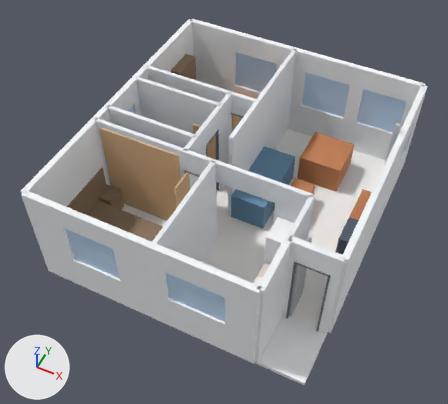
The OBJ model Departamento_01-01.obj, before and after one commit.
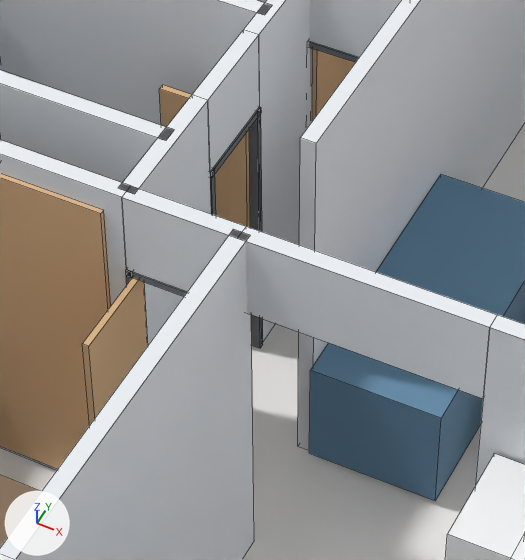
The first picture shows the older version from a camera (50 mm lens) standing at (7.36, -12.75, 11.74) and looking at (3.04, -4.1, 0.92). The close-ups show the older and then the newer version on the part from 34% to 64% of the width and 25% to 60% of the height of that picture. Only the edits that show in the close-ups are written down. Every picture has the same lights, and +X, +Y and +Z are marked at lower left. The close-ups show mesh edges as thin lines. Where no turn or scale is listed for an object, it has been applied to the vertices. Vertices at exactly the same position are counted once.

Script lines for the objects in view, before the commit:
```python
me_00_piso_ceramico_33x33 = bpy.data.meshes.new('00_Piso_Ceramico_33x33')
me_00_piso_ceramico_33x33.from_pydata(...)  # 14 vertices, 12 faces; spans x 0.0..6.3, y -7.0..0.0, z -0.1..0.0
me_00_piso_ceramico_33x33.materials.append(mat_floor_ceramic_beige)  # white #fdfaf8
me_02_tabiques_interiores = bpy.data.meshes.new('02_Tabiques_Interiores')
me_02_tabiques_interiores.from_pydata(...)  # 98 vertices, 83 faces; spans x 0.0..5.25, y -7.0..0.0, z 0.0..2.6
me_02_tabiques_interiores.materials.append(mat_wall_interior)  # white #eff2f7
me_02c_hojas_puertas_madera = bpy.data.meshes.new('02C_Hojas_Puertas_Madera')
me_02c_hojas_puertas_madera.from_pydata(...)  # a box spanning x 2.34..2.38, y -2.3..-1.68, z 0.01..2.01; a box spanning x 1.72..2.3, y -3.1..-3.06, z 0.01..2.01; a box spanning x 2.34..2.38, y -5.12..-4.5, z 0.01..2.01
me_02c_hojas_puertas_madera.materials.append(mat_door_wood_cedar)  # beige #dfb689
ob_00_piso_ceramico_33x33 = bpy.data.objects.new('00_Piso_Ceramico_33x33', me_00_piso_ceramico_33x33)
ob_00_piso_ceramico_33x33.location = (0.0, 0.0, 0.0)
ob_02_tabiques_interiores = bpy.data.objects.new('02_Tabiques_Interiores', me_02_tabiques_interiores)
ob_02_tabiques_interiores.location = (0.0, 0.0, 0.0)
ob_02c_hojas_puertas_madera = bpy.data.objects.new('02C_Hojas_Puertas_Madera', me_02c_hojas_puertas_madera)
ob_02c_hojas_puertas_madera.location = (0.0, 0.0, 0.0)
# also in view: '05C_Muebles_Madera_Nogal' at (1.02, -3.7, 0.92); '02B_Marcos_Puertas_Chapa' at (4.18, -4.01, 1.03); '05_Muebles_Living_Comedor' at (3.49, -2.8, 0.44); '04B_Sanitarios_Y_Termo' at (2.6, -4.89, 0.86); '02E_Placards_Corredizos_Madera' at (1.17, -3.4, 1.26)
```
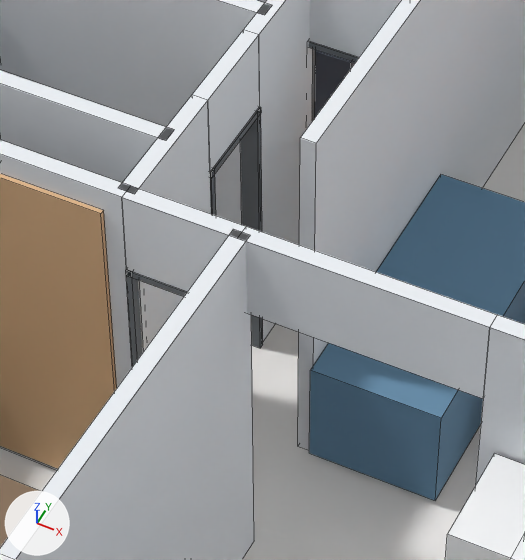
What the commit changed:
me_02c_hojas_puertas_madera is used by ob_02c_hojas_puertas_madera; location (0.0, 0.0, 0.0).
me_02c_hojas_puertas_madera had 24 vertices, 18 faces and spanned x 1.72..2.38, y -5.12..-1.68, z 0.01..2.01.
me_02c_hojas_puertas_madera now has 24 vertices, 18 faces and spans x 1.72..2.96, y -5.12..-1.68, z 0.01..2.01.
me_02c_hojas_puertas_madera part 1: the loose piece of 8 vertices spanning x 2.34..2.38, y -2.3..-1.68, z 0.01..2.01 is moved by (0.58, 0.0, 0.0).
me_02c_hojas_puertas_madera part 2: the loose piece of 8 vertices spanning x 1.72..2.3, y -3.1..-3.06, z 0.01..2.01 is moved by (0.0, -0.51, 0.0).
me_02c_hojas_puertas_madera part 3: the loose piece of 8 vertices spanning x 2.34..2.38, y -5.12..-4.5, z 0.01..2.01 is moved by (0.58, 0.0, 0.0).

Location of each change, [x1, y1, x2, y2] in pixels of the close-ups (525 x 560 px; the box of a moved part takes in the faces that stretch with it):
'02C_Hojas_Puertas_Madera', reshaped (not visible afterwards): before [82, 49, 355, 426]
part 1 of me_02c_hojas_puertas_madera, moved or reshaped (not visible afterwards): before [312, 49, 355, 121]
part 2 of me_02c_hojas_puertas_madera, moved or reshaped (not visible afterwards): before [159, 85, 252, 336]
part 3 of me_02c_hojas_puertas_madera, moved or reshaped (not visible afterwards): before [82, 278, 148, 426]
'05D_Electronica_Y_Perchero', unchanged, uncovered by the edit: after [315, 50, 355, 117]
